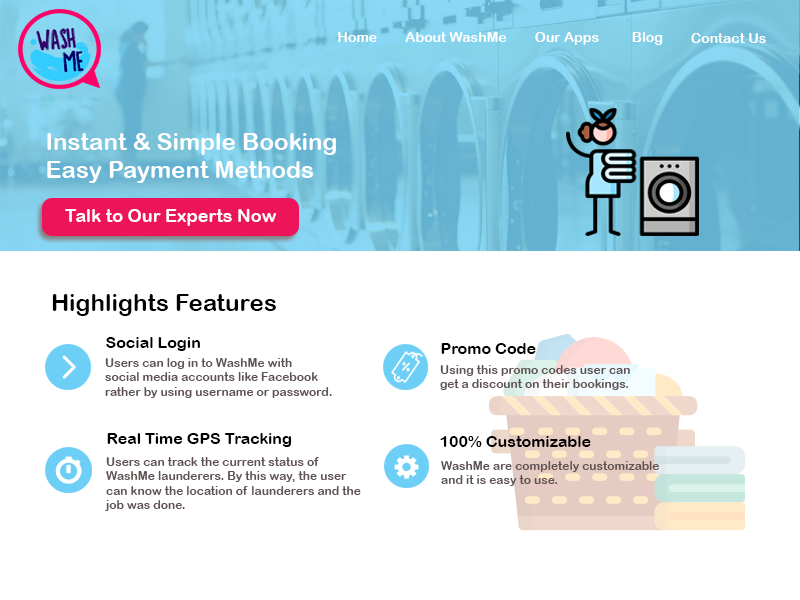
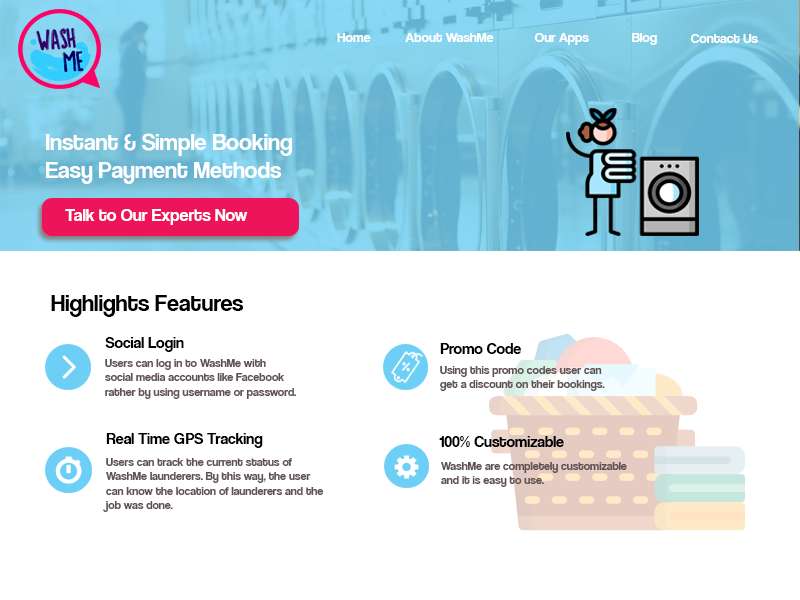
Two versions of the same layered image (w=800, h=600). Layer-by-layer changes:
painted on "100% Customizable" over [439, 436, 591, 448]
painted on "Promo Code" over [440, 343, 536, 354]
painted on "WashMe are completely customizable and it is easy to use." over [441, 461, 659, 487]
painted on "Using this promo codes user can get a discount on their bookin" over [440, 365, 630, 391]
painted on "Users can track the current status of WashMe launderers. By th" over [103, 457, 361, 512]
painted on "Users can log in to WashMe with social media accounts like Fac" over [105, 358, 332, 399]
painted on "Real Time GPS Tracking" over [106, 433, 292, 448]
painted on "Social Login" over [105, 337, 200, 352]
painted on "Highlights Features" over [51, 294, 276, 317]
painted on "Talk to Our Experts Now" over [65, 209, 276, 226]
painted on "Instant & Simple Booking Easy Payment Methods" over [46, 133, 336, 184]
painted on "Contact Us" over [690, 33, 766, 43]
painted on "Blog" over [632, 32, 663, 45]
painted on "Our Apps" over [534, 32, 599, 45]
painted on "About WashMe" over [405, 32, 506, 42]
painted on "Home" over [337, 32, 377, 42]
